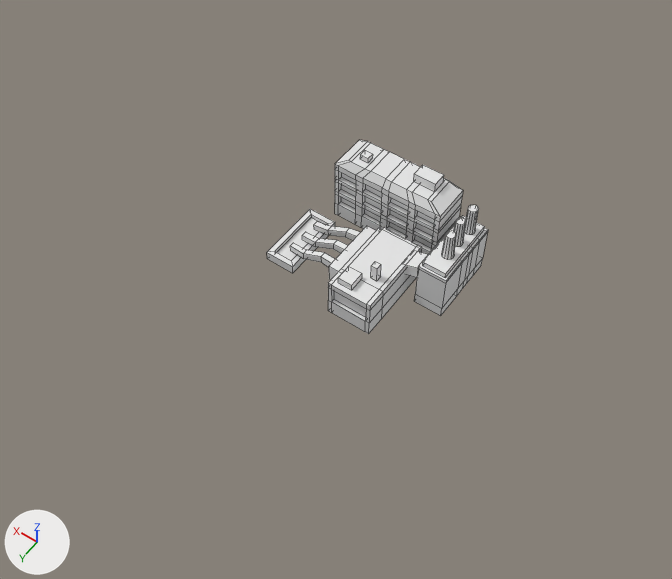
Two versions of the OBJ model res/models/factories/factory.obj, one commit apart.
Both versions are drawn from a camera (50 mm lens) standing at (-26.1, 41.5, 60.1) and looking at (0.3, 4.5, 2.0). Every picture has the same lights, and +X, +Y and +Z are marked at lower left. Mesh edges are drawn as thin lines. Where no turn or scale is listed for an object, it has been applied to the vertices.
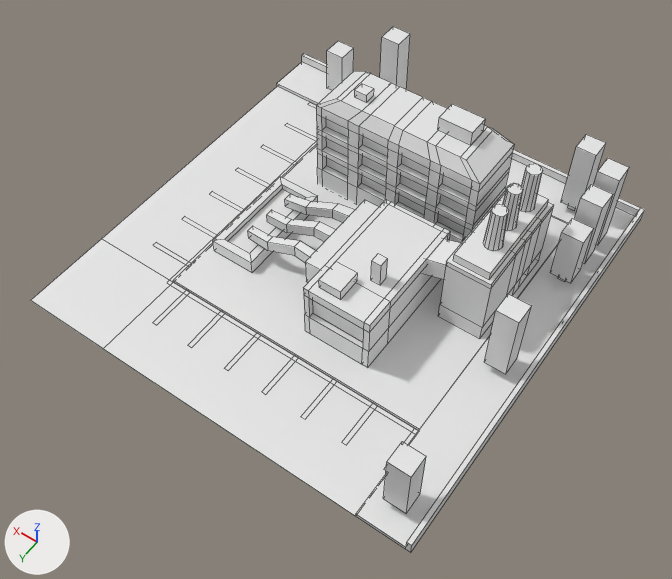
Boxes [x1, y1, x2, y2] around the edits, measured in the pictures (672 x 579 px; the box of a moved part takes in the faces that stretch with it):
'Cube.005', reshaped (177% wider, 170% taller)
    before: [267, 140, 488, 334]
    after: [31, 27, 645, 553]
part 1 of me_cube_005, moved or reshaped
    before: [335, 140, 463, 254]
    after: [316, 71, 514, 243]
part 2 of me_cube_005, moved or reshaped
    before: [414, 216, 488, 316]
    after: [438, 189, 554, 339]
part 3 of me_cube_005, moved or reshaped
    before: [267, 209, 335, 273]
    after: [213, 177, 318, 272]
part 4 of me_cube_005, moved or reshaped
    before: [328, 226, 422, 334]
    after: [303, 199, 450, 368]
part 5 of me_cube_005, moved or reshaped
    before: [405, 252, 428, 278]
    after: [425, 239, 461, 280]
part 6 of me_cube_005, added
    after: [453, 193, 549, 280]
part 7 of me_cube_005, moved or reshaped
    before: [314, 221, 360, 241]
    after: [285, 194, 354, 223]
part 8 of me_cube_005, moved or reshaped
    before: [302, 232, 348, 253]
    after: [267, 210, 335, 242]
part 9 of me_cube_005, moved or reshaped
    before: [290, 243, 335, 267]
    after: [248, 226, 316, 263]
part 10 of me_cube_005, added
    after: [319, 261, 358, 300]
part 11 of me_cube_005, added
    after: [371, 253, 388, 285]
part 12 of me_cube_005, added
    after: [438, 104, 485, 145]
part 13 of me_cube_005, added
    after: [354, 84, 374, 103]
part 14 of me_cube_005, added
    after: [519, 164, 543, 212]
part 15 of me_cube_005, added
    after: [503, 183, 523, 231]
part 16 of me_cube_005, added
    after: [483, 204, 508, 251]
part 17 of me_cube_005, added
    after: [173, 144, 568, 430]
part 18 of me_cube_005, added
    after: [302, 54, 640, 216]
part 19 of me_cube_005, added
    after: [406, 208, 645, 553]
part 20 of me_cube_005, added
    after: [561, 134, 606, 210]
part 21 of me_cube_005, added
    after: [380, 27, 410, 89]
part 22 of me_cube_005, added
    after: [327, 41, 354, 90]
part 23 of me_cube_005, added
    after: [383, 442, 426, 513]
part 24 of me_cube_005, added
    after: [484, 294, 531, 374]

Diff of the bpy script that builds the scene:
```diff
--- a/res/models/factories/factory.obj.py
+++ b/res/models/factories/factory.obj.py
@@ me_cube_005 @@
-me_cube_005.from_pydata(...)  # 532 vertices, 476 faces; spans x -7.16..7.79, y -7.13..5.36, z -0.09..7.51
+me_cube_005.from_pydata(...)  # 772 vertices, 620 faces; spans x -15.84..20.68, y -18.51..18.53, z 0.0..11.64
+# me_cube_005 part 1: the loose piece of 228 vertices spanning x -3.92..6.21, y -7.13..-3.6, z -0.09..6.66 is scaled about its middle by 1.52, then moved by (0.6, -2.79, 1.93)
+# me_cube_005 part 2: the loose piece of 56 vertices spanning x -7.16..-4.65, y -5.86..0.55, z 0.0..4.48 is scaled about its middle by 1.52, then moved by (-3.07, -1.38, 1.39)
+# me_cube_005 part 3: the loose piece of 16 vertices spanning x 5.12..7.79, y -2.11..3.93, z 0.0..0.86 is scaled about its middle by 1.52, then moved by (3.36, 0.47, 0.44)
+# me_cube_005 part 4: the loose piece of 64 vertices spanning x -3.47..1.65, y -1.94..5.36, z 0.0..3.61 is scaled about its middle by 1.52, then moved by (-0.47, 0.89, 1.16)
+# me_cube_005 part 5: the loose piece of 8 vertices spanning x -4.65..-3.14, y -1.36..0.35, z 2.32..3.96 is scaled about its middle by 1.52, then moved by (-2.03, -0.26, 1.86)
+# me_cube_005 part 6: a new loose piece, a box spanning x -10.53..-7.45, y -8.5..0.5, z 7.04..7.76
+# me_cube_005 part 7: the loose piece of 16 vertices spanning x 0.14..6.02, y -1.29..-0.27, z 1.01..2.76 is scaled about its middle by 1.52, then moved by (1.6, -0.41, 1.2)
+# me_cube_005 part 8: the loose piece of 16 vertices spanning x 0.14..6.13, y 0.37..1.39, z 1.01..2.75 is scaled about its middle by 1.52, then moved by (1.63, 0.46, 1.2)
+# me_cube_005 part 9: the loose piece of 16 vertices spanning x 0.14..6.23, y 2.06..3.21, z 0.96..2.75 is scaled about its middle by 1.52, then moved by (1.66, 1.37, 1.19)
+# me_cube_005 part 10: a new loose piece, a box spanning x -2.2..-0.25, y 5.27..7.45, z 5.71..6.62
+# me_cube_005 part 11: a new loose piece, a box spanning x -3.8..-2.97, y 3.79..4.64, z 5.71..7.96
+# me_cube_005 part 12: a new loose piece, a box spanning x -3.74..-0.74, y -9.59..-7.67, z 10.34..11.64
+# me_cube_005 part 13: a new loose piece, a box spanning x 5.59..6.74, y -8.06..-7.03, z 10.34..11.06
+# me_cube_005 part 14: a new loose piece, a 12-sided cut cone along z (radius 0.68 at the low end, 0.61 at the high end) spanning x -10.08..-8.73, y -7.53..-6.18, z 7.76..11.64
+# me_cube_005 part 15: a new loose piece, a 12-sided cut cone along z (radius 0.69 by 0.71 at the low end, 0.57 by 0.59 at the high end) spanning x -9.87..-8.49, y -5.12..-3.7, z 7.76..11.52
+# me_cube_005 part 16: a new loose piece, a 12-sided cut cone along z (radius 0.74 at the low end, 0.6 at the high end) spanning x -10.01..-8.53, y -2.84..-1.36, z 7.76..11.34
+# me_cube_005 part 17: a new loose piece, a box spanning x -11.36..12.53, y -14.03..10.39, z 0.0..0.24
+# me_cube_005 part 18: a new loose piece, a box spanning x -15.44..20.68, y -18.51..-18.11, z 0.0..1.17
+# me_cube_005 part 19: a new loose piece, a box spanning x -15.84..-15.44, y -18.51..18.53, z 0.0..1.17
+# me_cube_005 part 20: a new loose piece, a box spanning x -11.37..-9.58, y -16.88..-15.03, z 1.24..7.72
+# me_cube_005 part 21: a new loose piece, a box spanning x 7.94..9.73, y -17.31..-15.47, z 1.24..9.75
+# me_cube_005 part 22: a new loose piece, a box spanning x 13.86..15.66, y -17.31..-15.47, z 1.24..5.62
+# me_cube_005 part 23: a new loose piece, a box spanning x -14.33..-12.48, y 15.09..16.88, z 1.24..6.61
+# me_cube_005 part 24: a new loose piece, a box spanning x -14.33..-12.48, y 1.41..3.2, z 1.24..7.79
+# me_cube_005 part 25: 8 loose pieces with 112 vertices, spanning x -6.93..4.44, y -6.31..4.9, z 3.61..7.51, are deleted
+# me_cube_005 part 26: 128 vertices added at x -15.44..20.68, y -18.11..18.53, z 0.0..8.77
```
